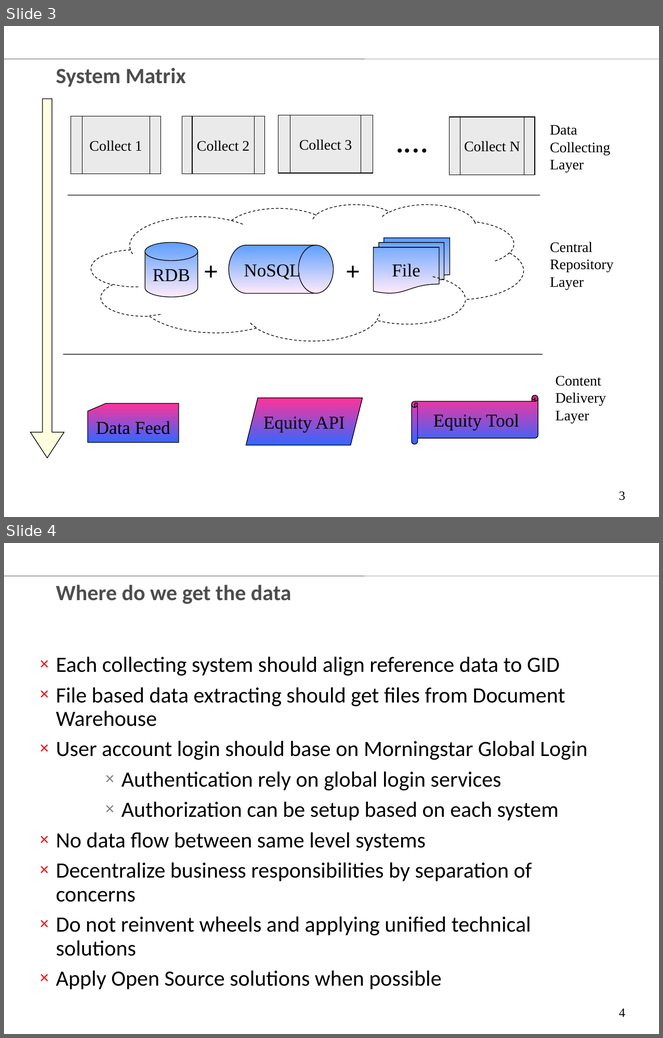
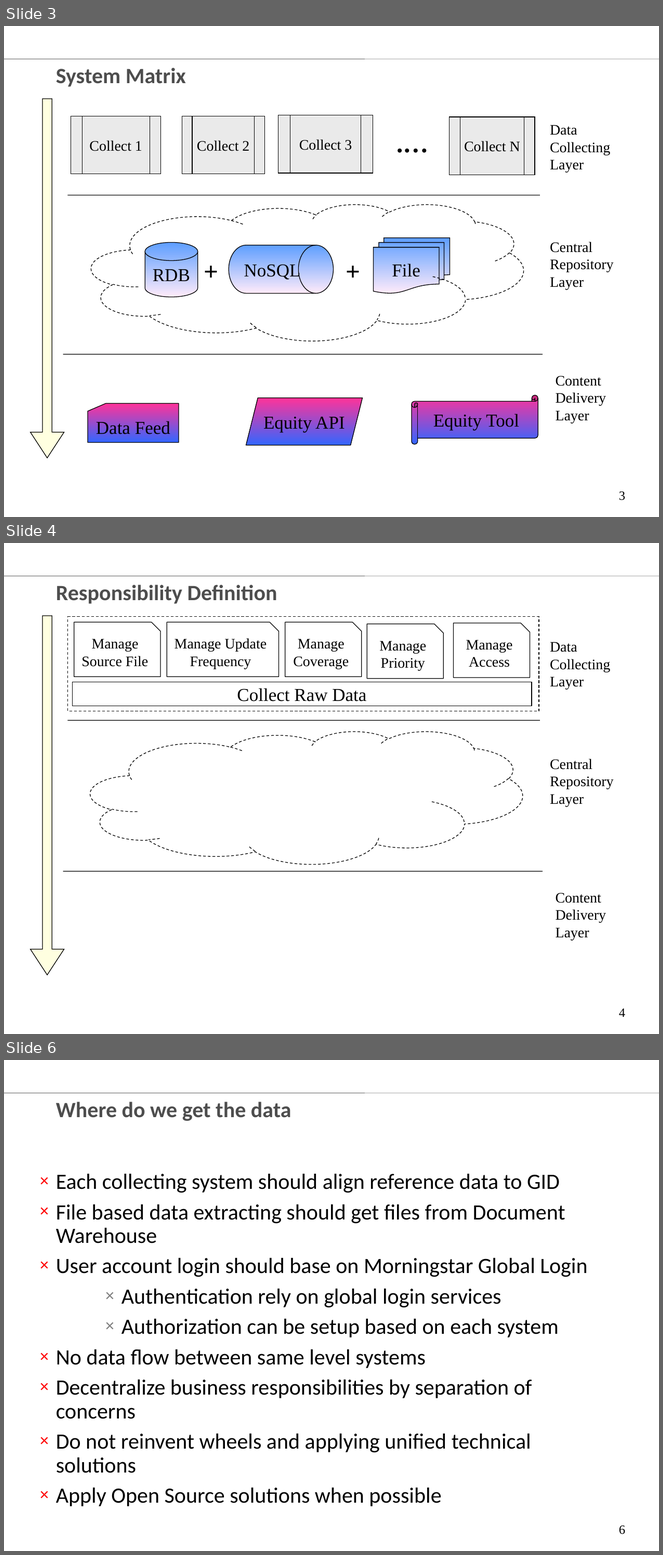
Before and after one commit to chenglx/myenv, a slide deck: Equity Data Technology Vision.ppt. Shown one above the other, each under a label of ours: slides 3 and 4 before the commit, slides 3, 4 and 6 after it; the slides between them are not shown. The pictures are 663x1038 and 663x1555 pixels, drawn with LibreOffice and Linux fonts; fonts in the diff are those of the drawing; background and template pictures are left out. Boxes give left, top, right and bottom in pixels: in the first picture for what was removed or moved away, otherwise in the second. Text is boxed around its words. In the diff, an @@ line names an element or a change of style, - is before the commit and + after.

Commit message:
commit updated Responsibility Definition from laptop

```diff
--- a/Equity Data Technology Vision.ppt
+++ b/Equity Data Technology Vision.ppt
@@ slide 4 added at (4,543,659,1034), background #FFFFFF; not listed: 1 template element that a slide beside it also shows @@
@@ title added at (56,585,278,604), 24 pt, text #4D4D4D, bold @@
+Responsibility Definition
@@ down arrow added at (30,616,64,976), fill #FFFFCC at 60% opacity, outline #000000 0.74 pt @@
@@ rectangle added at (67,617,539,711), outline #000000 0.74 pt dashed @@
@@ freeform shape added at (74,622,161,677), outline #000000 0.74 pt, 16 pt, text #000000 @@
+Manage Source File
@@ freeform shape added at (167,622,279,677), outline #000000 0.74 pt, 16 pt, text #000000 @@
+Manage Update Frequency
@@ freeform shape added at (285,622,362,677), outline #000000 0.74 pt, 16 pt, text #000000 @@
+Manage Coverage
@@ freeform shape added at (367,624,443,679), outline #000000 0.74 pt, 16 pt, text #000000 @@
+Manage Priority
@@ freeform shape added at (453,623,530,677), outline #000000 0.74 pt, 16 pt, text #000000 @@
+Manage Access
@@ text added at (550,642,610,690), 16 pt, text #000000 @@
+Data Collecting Layer
@@ rectangle added at (72,682,531,706), outline #000000 0.74 pt, 20 pt, text #000000 @@
+Collect Raw Data
@@ line added from (67, 720) to (540, 720), #000000 0.74 pt @@
@@ freeform shape added at (90,732,523,865), outline #000000 0.74 pt dashed @@
@@ text added at (550,759,613,807), 16 pt, text #000000 @@
+Central Repository Layer
@@ line added from (63, 871) to (543, 871), #000000 0.74 pt @@
@@ text added at (556,893,607,941), 16 pt, text #000000 @@
+Content Delivery Layer
@@ page number added at (619,1009,625,1017), 14 pt, text #000000 @@
+4
@@ what was slide 4 is now slide 6 @@
@@ page number at (619,1525,625,1535): text changed @@
-4
+6
```
Also in this commit, not shown: 1 other slide added.
